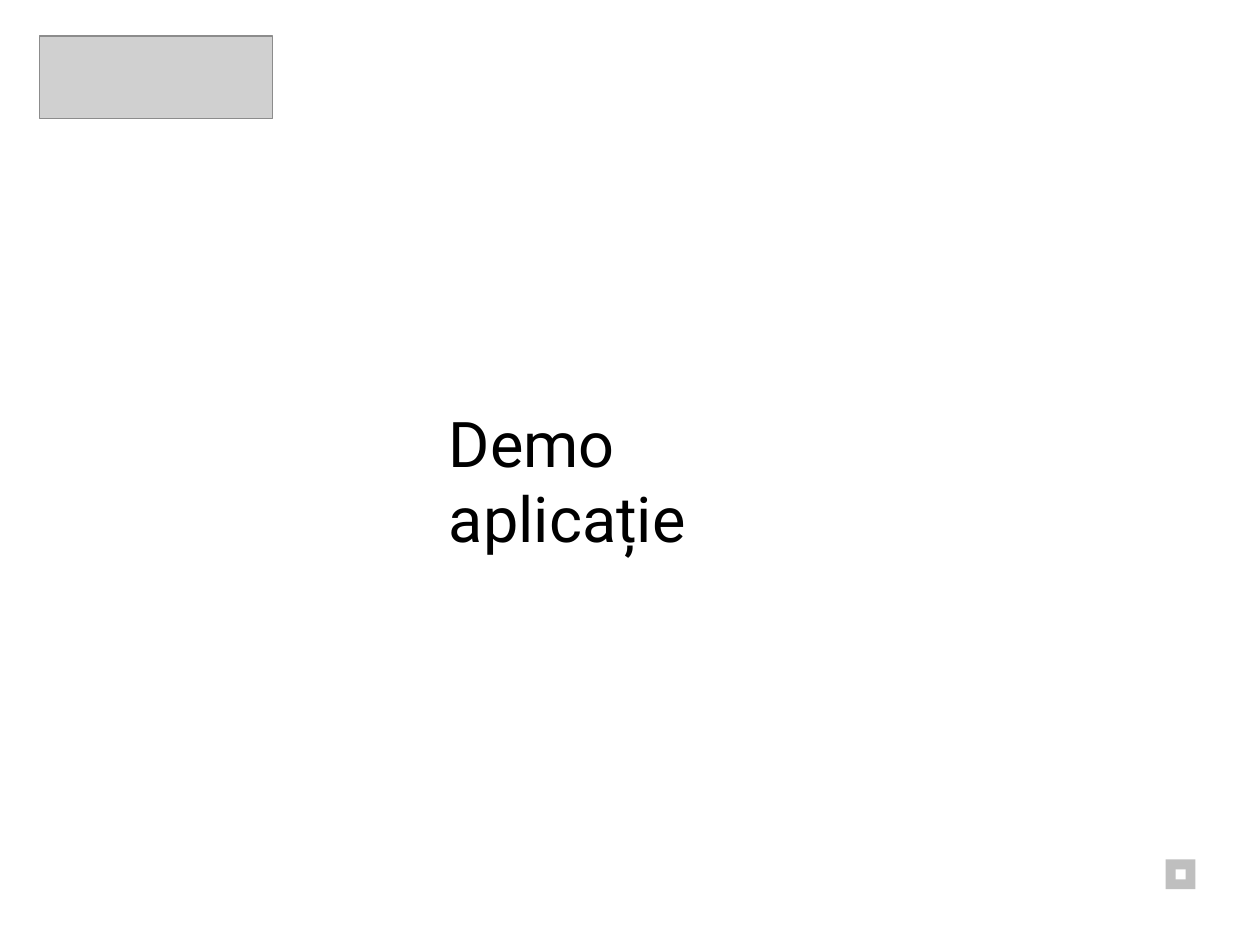
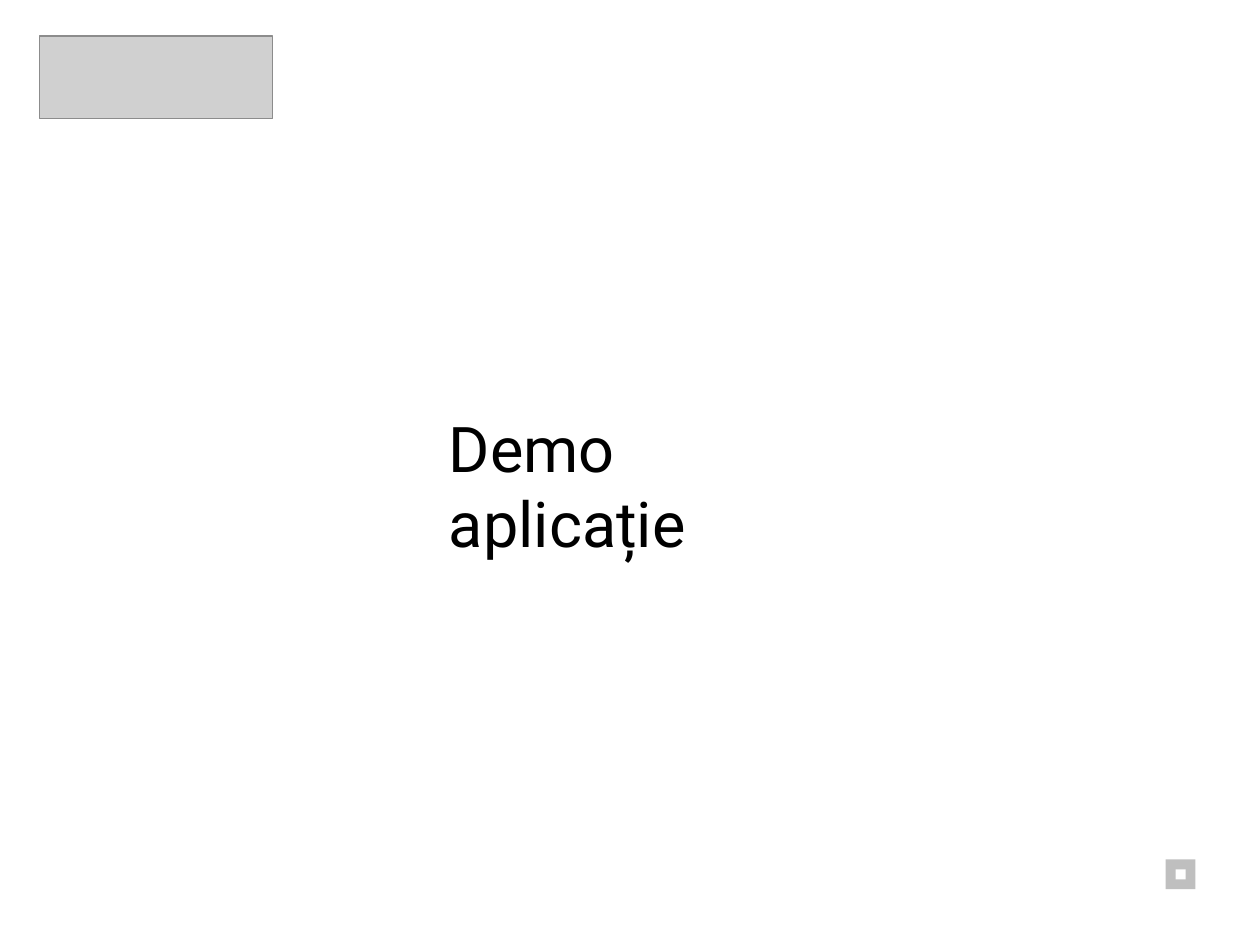
Before and after one commit to zsoltibv/InvoiceJet, a slide deck: slide 10 of Prezentare_Hosszu_Zsolt.pptx. Drawn at 1260x945 pixels with LibreOffice and Linux fonts; fonts in the diff are those of the drawing; grey boxes stand for pictures. Boxes give left, top, right and bottom in pixels: in the first picture for what was removed or moved away, otherwise in the second. Text is boxed around its words. In the diff, an @@ line names an element or a change of style, - is before the commit and + after.

Commit message:
update

```diff
--- a/Prezentare_Hosszu_Zsolt.pptx
+++ b/Prezentare_Hosszu_Zsolt.pptx
@@ text "Demo aplicație" moved from (x1=449, y1=422, x2=686, y2=558) to (x1=449, y1=427, x2=686, y2=563) @@
```
